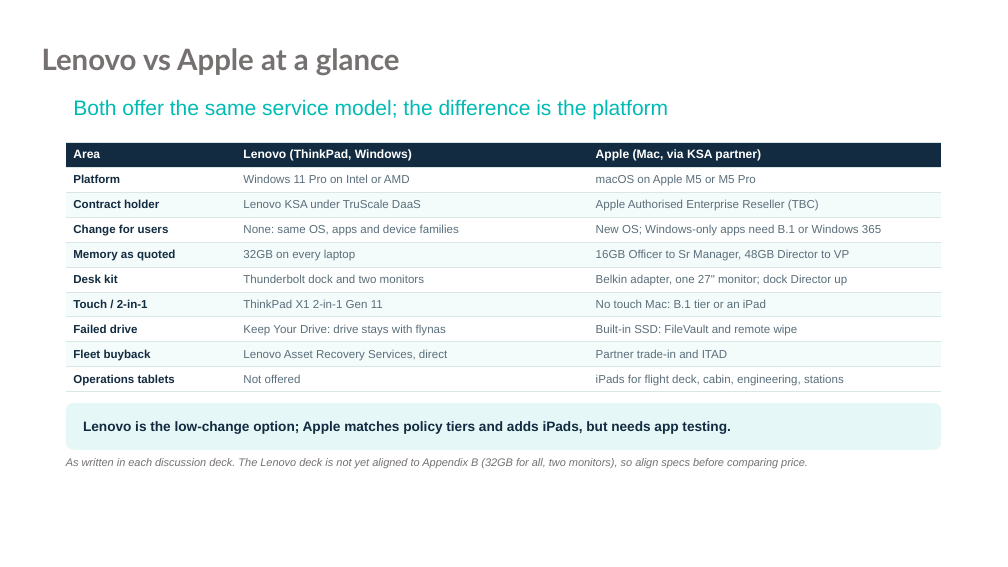
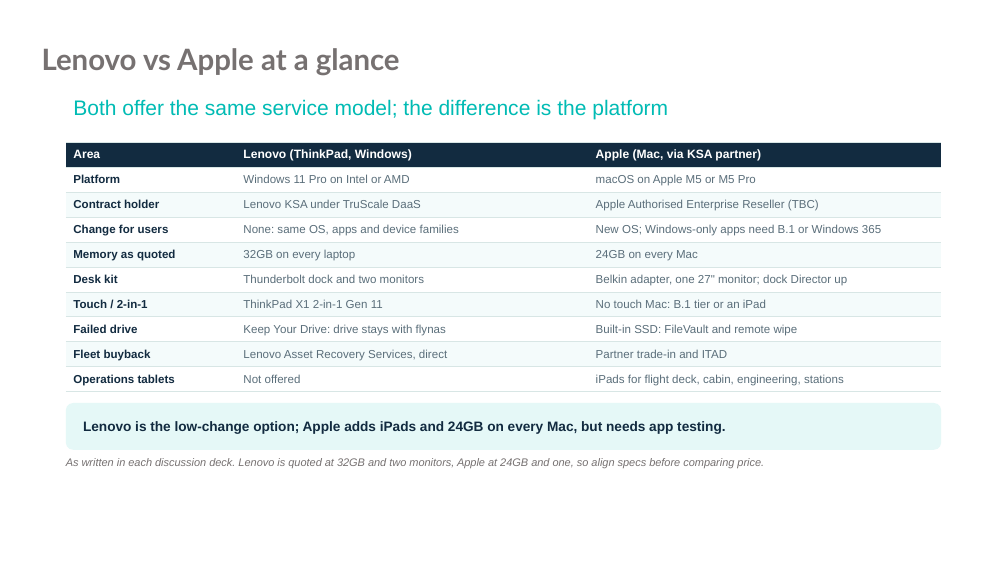
Before and after one commit to 7vbphz8fgw-commits/Bcipd, a slide deck: slide 2 of Flynas_Lenovo_vs_Apple_DaaS.pptx. Drawn at 1008x567 pixels with LibreOffice and Linux fonts; fonts in the diff are those of the drawing; background and template pictures are left out. Boxes give left, top, right and bottom in pixels: in the first picture for what was removed or moved away, otherwise in the second. Text is boxed around its words. In the diff, an @@ line names an element or a change of style, - is before the commit and + after.

```diff
--- a/Flynas_Lenovo_vs_Apple_DaaS.pptx
+++ b/Flynas_Lenovo_vs_Apple_DaaS.pptx
@@ table at [66,142,941,392] @@
-row 5, column 3: 16GB Officer to Sr Manager, 48GB Director to VP
+row 5, column 3: 24GB on every Mac
@@ text in rounded rectangle at [83,421,725,434]: text changed @@
-Lenovo is the low-change option; Apple matches policy tiers and adds iPads, but needs app testing.
+Lenovo is the low-change option; Apple adds iPads and 24GB on every Mac, but needs app testing.
@@ text at [66,458,764,468]: text changed @@
-As written in each discussion deck. The Lenovo deck is not yet aligned to Appendix B (32GB for all, two monitors), so align specs before comparing price.
+As written in each discussion deck. Lenovo is quoted at 32GB and two monitors, Apple at 24GB and one, so align specs before comparing price.
```
Also in this commit, not shown: 4 other slides changed, 1 other file.
